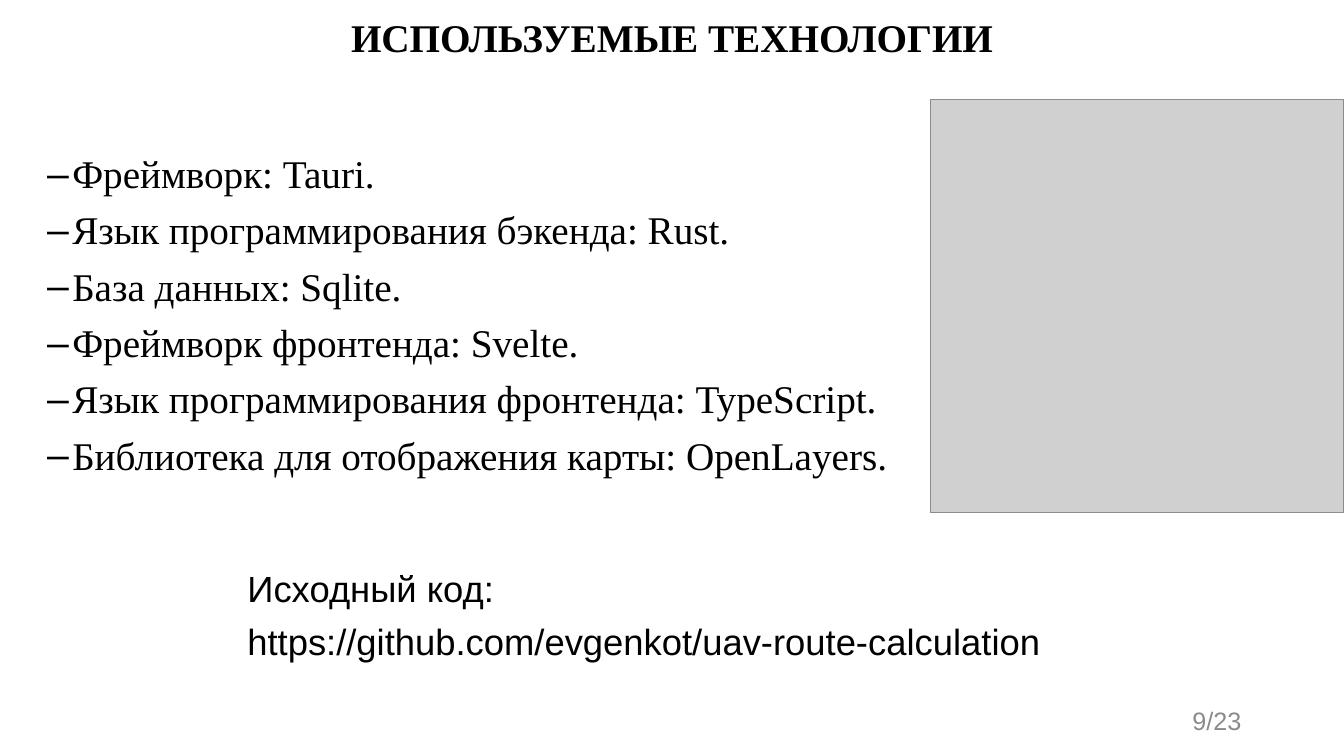
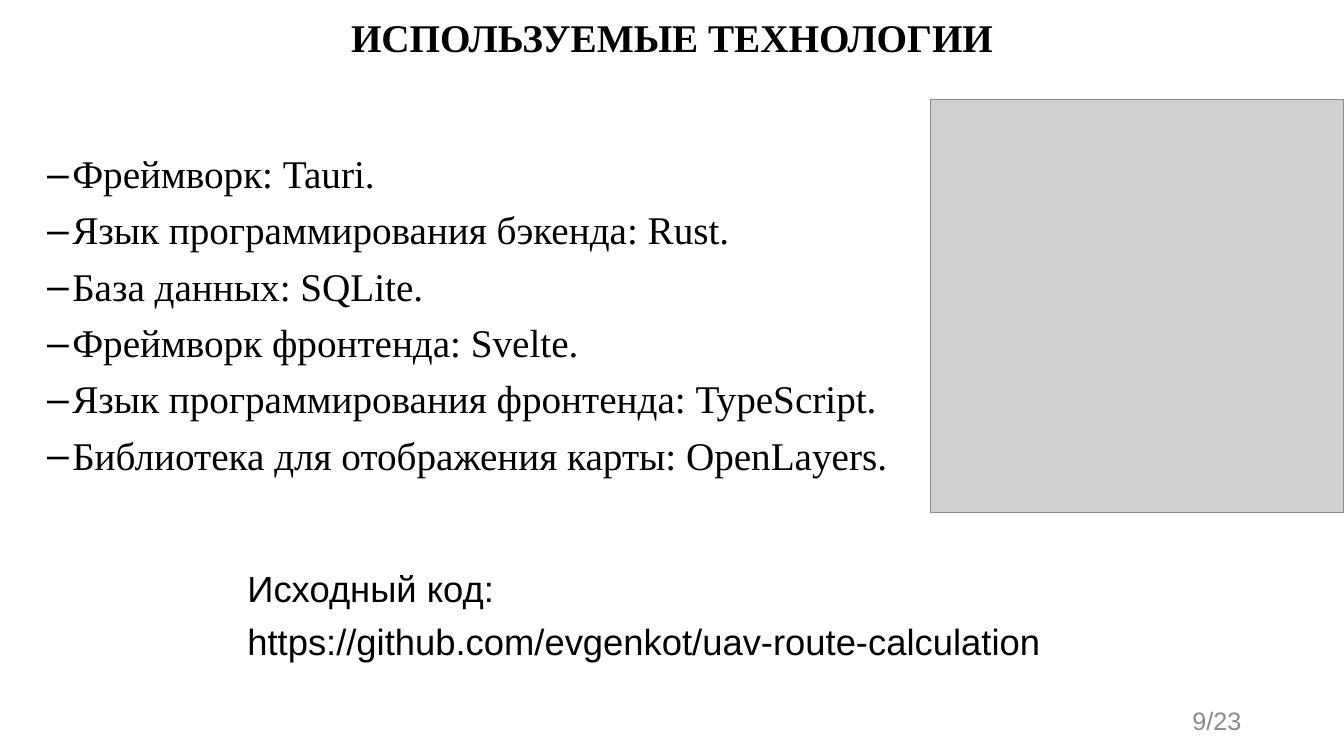
Before and after one commit to evgenkot/uav-route-calculation, a slide deck: slide 9 of doc/GQW/Raschupkin_EV_UAV_Route_Planning.pptx. Drawn at 1344x756 pixels with LibreOffice and Linux fonts; fonts in the diff are those of the drawing; grey boxes stand for pictures. Boxes give left, top, right and bottom in pixels: in the first picture for what was removed or moved away, otherwise in the second. Text is boxed around its words. In the diff, an @@ line names an element or a change of style, - is before the commit and + after.

```diff
--- a/doc/GQW/Raschupkin_EV_UAV_Route_Planning.pptx
+++ b/doc/GQW/Raschupkin_EV_UAV_Route_Planning.pptx
@@ text at (72,275,423,308): text changed @@
-– База данных: Sqlite.
+– База данных: SQLite.
```
Also in this commit, not shown: 15 other slides changed, 3 other files.
